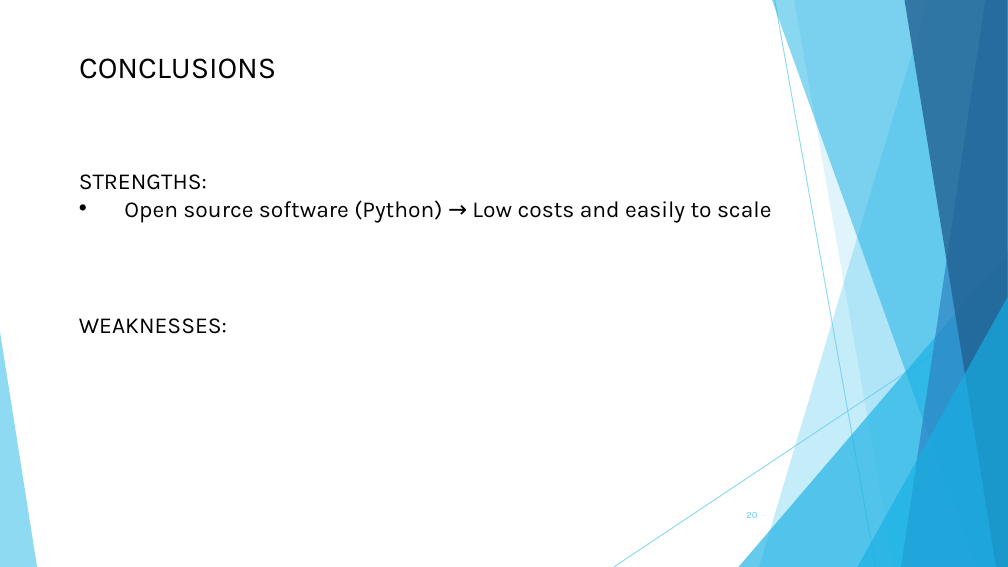
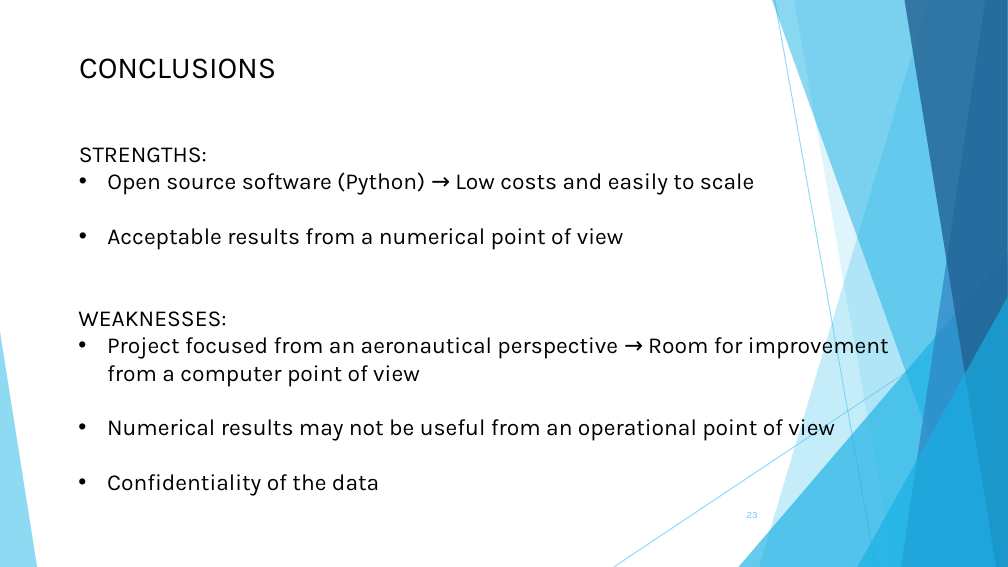
Before and after one commit to AlvaroRevi/Turnaround_TFM, a slide deck: slide 23 of PresentacionTFM.pptx (slide 20 before the commit). Drawn at 1008x567 pixels with LibreOffice and Linux fonts; fonts in the diff are those of the drawing. Boxes give left, top, right and bottom in pixels: in the first picture for what was removed or moved away, otherwise in the second. Text is boxed around its words. In the diff, an @@ line names an element or a change of style, - is before the commit and + after.

```diff
--- a/PresentacionTFM.pptx
+++ b/PresentacionTFM.pptx
@@ text "STRENGTHS:": place and size @@
-text "STRENGTHS:" at box(79, 174, 771, 222)
+text "STRENGTHS:" at box(79, 147, 754, 250)
@@ text at box(107, 228, 624, 250): paragraph added @@
+• Acceptable results from a numerical point of view
@@ text "WEAKNESSES:": place and size @@
-text "WEAKNESSES:" at box(79, 318, 227, 334)
+text "WEAKNESSES:" at box(78, 311, 889, 496)
@@ text at box(107, 333, 889, 496): paragraphs added @@
+• Project focused from an aeronautical perspective → Room for improvement from a computer point of view
+• Numerical results may not be useful from an operational point of view
+• Confidentiality of the data
```
Also in this commit, not shown: 8 other slides changed, 3 slides added.
